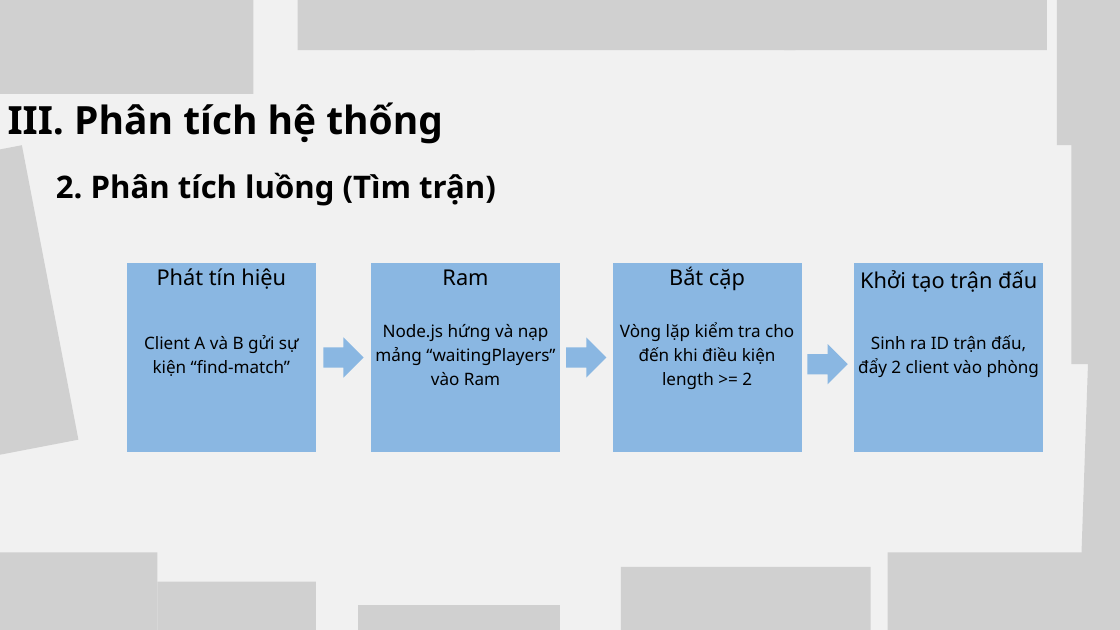
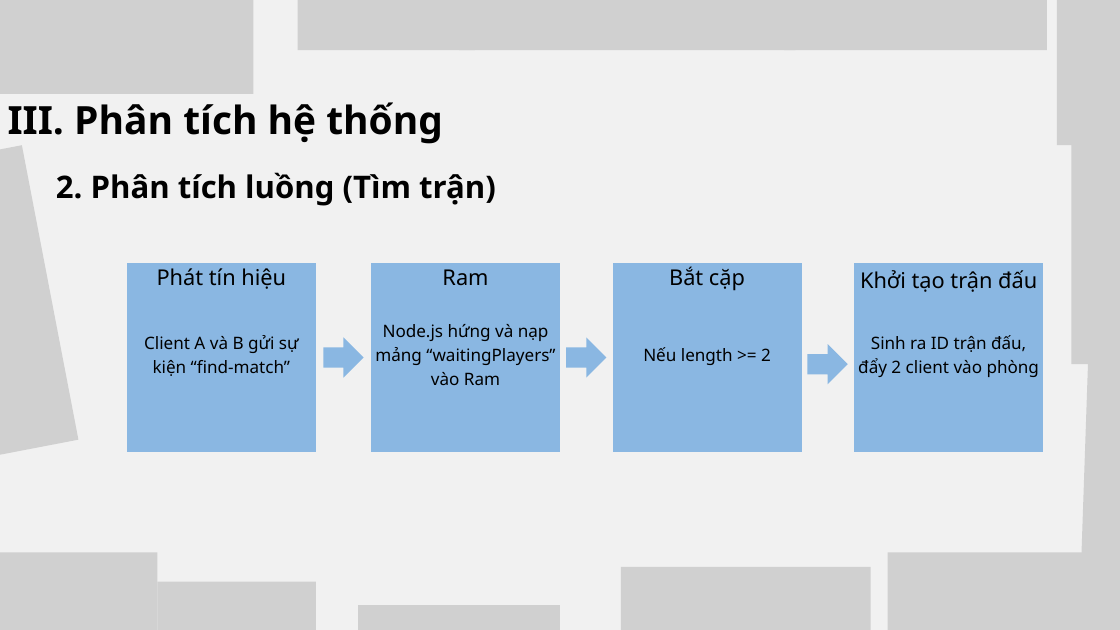
Before and after one commit to anhphuc0508/Web-Chess, a slide deck: slide 11 of Documents/FinalReport/B23DCCE078_Slides.pptx. Drawn at 1120x630 pixels with LibreOffice and Linux fonts; fonts in the diff are those of the drawing; grey boxes stand for pictures. Boxes give left, top, right and bottom in pixels: in the first picture for what was removed or moved away, otherwise in the second. Text is boxed around its words. In the diff, an @@ line names an element or a change of style, - is before the commit and + after.

```diff
--- a/Documents/FinalReport/B23DCCE078_Slides.pptx
+++ b/Documents/FinalReport/B23DCCE078_Slides.pptx
@@ text at (x1=643, y1=347, x2=771, y2=365): text changed @@
-Vòng lặp kiểm tra cho đến khi điều kiện length >= 2
+Nếu length >= 2
```
Also in this commit, not shown: 1 other slide changed.
